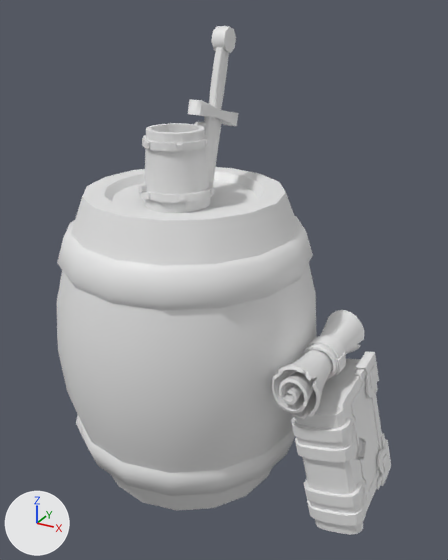
Before and after pictures for a commit that changed the Blender file 2o/Grafismo 2D/DIA 5 - EV2/ev2.blend.
Before and after are seen from a 50 mm lens placed at (0.601, -1.018, 0.915), pointed at (0.074, -0.062, 0.437). Arrows for +X, +Y and +Z are at lower left; the lights stay in place.

The first picture shows 'Barrel', 'Object_4', 'Sword', 'defaultMaterial.001', 'defaultMaterial.003', 'defaultMaterial.005', 'defaultMaterial.006'.
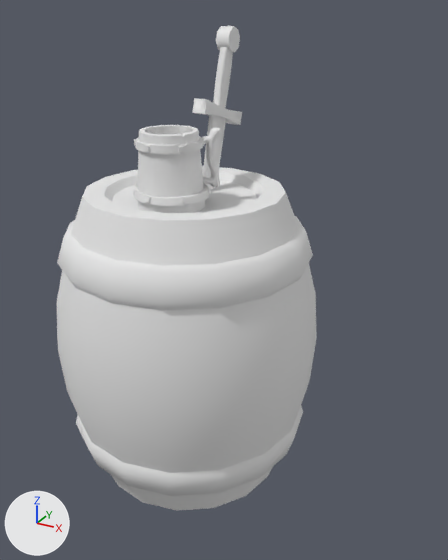
ob_jug is not drawn itself; it is the parent of ob_rim_details_low, ob_rim_02_low, ob_rim_01_low, ob_handle_low, ob_base_low.

Location of each change, [x1, y1, x2, y2] in pixels of the pictures (448 x 560 px):
'Object_4', deleted: before [291, 351, 391, 534]
'defaultMaterial.005', moved, turned: before [144, 123, 210, 213]; after [138, 125, 205, 213]
'defaultMaterial.006', deleted: before [272, 310, 364, 420]
'Sword', moved: before [188, 26, 238, 184]; after [192, 25, 242, 190]
'defaultMaterial.001', moved, turned: before [138, 181, 214, 203]; after [134, 181, 209, 206]
'defaultMaterial.003', moved, turned: before [142, 135, 209, 152]; after [135, 136, 203, 154]
'defaultMaterial.004', moved, turned: before [194, 122, 206, 129]; after [202, 128, 221, 187]
'defaultMaterial', moved, turned: before [138, 140, 214, 201]; after [133, 139, 211, 204]

What changed in the scene script:
```text
Change ob_sword:
    ob_sword.location: (0.39, -0.031, 0.531) -> (0.39, -0.015, 0.531)
Change ob_jug:
    ob_jug.location: (0.0, -0.102, 0.637) -> (0.0, -0.122, 0.637)
    ob_jug.rotation_euler: (3.136, 0.0, 0.0) -> (3.142, 0.0, -0.768)  # degrees (180, 0, 0) -> degrees (180, 0, -44)
Remove ob_object_4:
    ob_object_4 = bpy.data.objects.new('Object_4', me_object_0)
    ob_object_4.parent = ob_cubierta_0
    ob_object_4.location = (2.499, 3.336, -0.822)
    ob_object_4.rotation_euler = (1.349, 0.0206, -1.587)  # degrees (77, 1.2, -91)
Remove ob_defaultmaterial_006:
    ob_defaultmaterial_006 = bpy.data.objects.new('defaultMaterial.006', me_defaultmaterial_014)
    ob_defaultmaterial_006.parent = ob_treasuremap_low
    ob_defaultmaterial_006.location = (-478.7, -116.1, 127.4)
```
